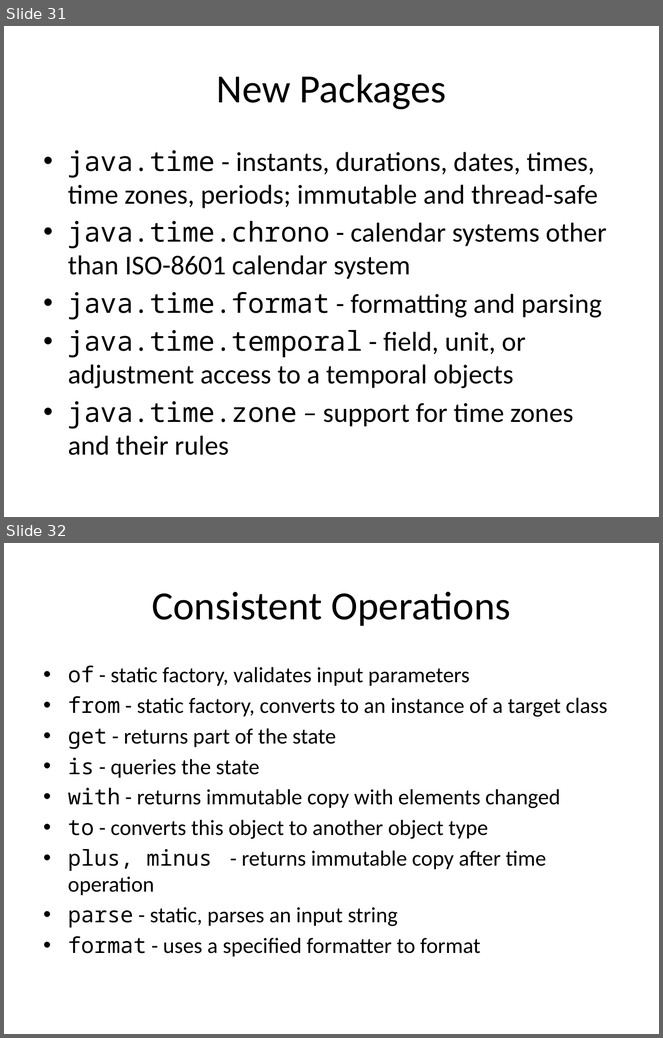
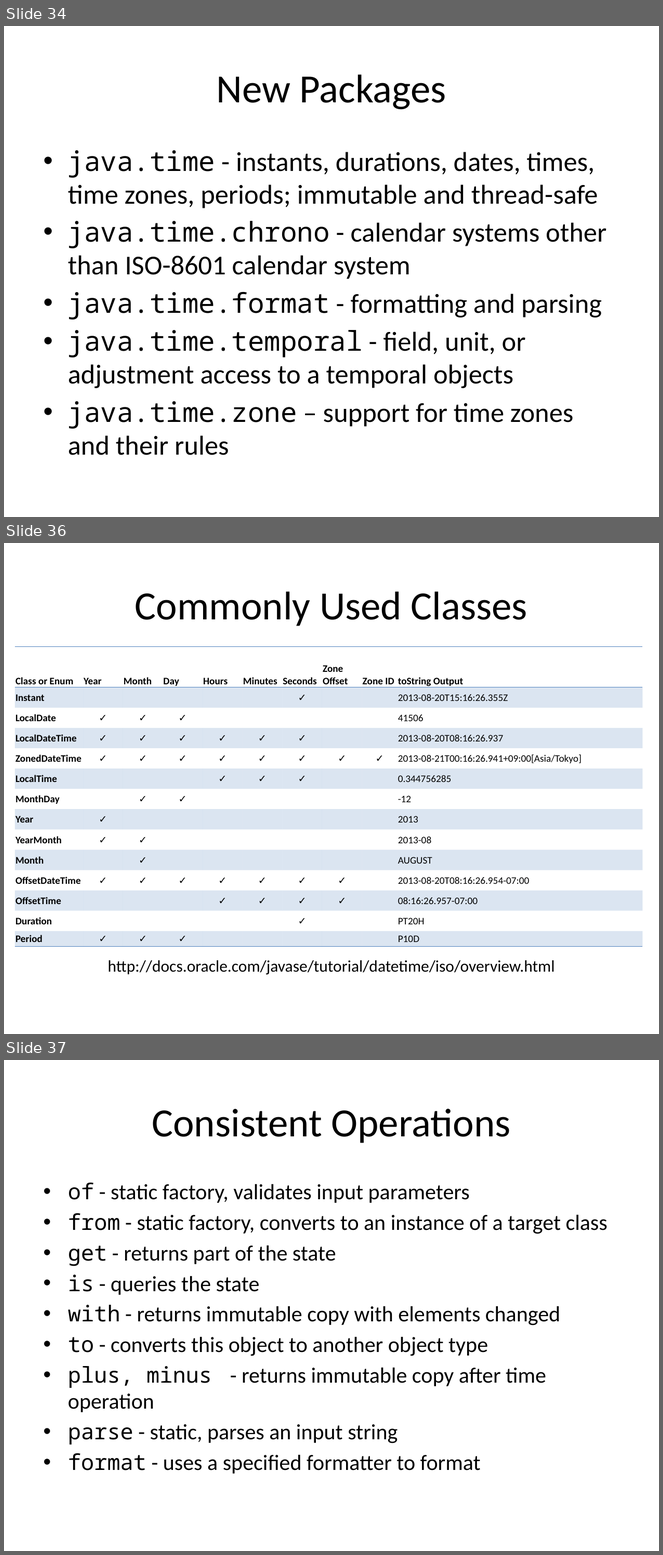
Before and after one commit to sualeh/make-a-date, a slide deck: Java 8 Date and Time API.pptx. Shown one above the other, each under a label of ours: slides 31 and 32 before the commit, slides 34, 36 and 37 after it; the slides between them are not shown. The pictures are 663x1038 and 663x1555 pixels, drawn with LibreOffice and Linux fonts; fonts in the diff are those of the drawing. Boxes give left, top, right and bottom in pixels: in the first picture for what was removed or moved away, otherwise in the second. Text is boxed around its words. In the diff, an @@ line names an element or a change of style, - is before the commit and + after.

```diff
--- a/Java 8 Date and Time API.pptx
+++ b/Java 8 Date and Time API.pptx
@@ slide 36 added at box(4, 543, 659, 1034), background #FFFFFF @@
@@ title added at box(135, 591, 528, 626), 44 pt, text #000000 @@
+Commonly Used Classes
@@ table added at box(15, 646, 644, 947), 14 rows, 10 columns @@
+Class or Enum | Year | Month | Day | Hours | Minutes | Seconds | Zone Offset | Zone ID | toString Output
+Instant |  |  |  |  |  | ✓ |  |  | 2013-08-20T15:16:26.355Z
+LocalDate | ✓ | ✓ | ✓ |  |  |  |  |  | 41506
+LocalDateTime | ✓ | ✓ | ✓ | ✓ | ✓ | ✓ |  |  | 2013-08-20T08:16:26.937
+ZonedDateTime | ✓ | ✓ | ✓ | ✓ | ✓ | ✓ | ✓ | ✓ | 2013-08-21T00:16:26.941+09:00[Asia/Tokyo]
+LocalTime |  |  |  | ✓ | ✓ | ✓ |  |  | 0.344756285
+MonthDay |  | ✓ | ✓ |  |  |  |  |  | -12
+Year | ✓ |  |  |  |  |  |  |  | 2013
+YearMonth | ✓ | ✓ |  |  |  |  |  |  | 2013-08
+Month |  | ✓ |  |  |  |  |  |  | AUGUST
+OffsetDateTime | ✓ | ✓ | ✓ | ✓ | ✓ | ✓ | ✓ |  | 2013-08-20T08:16:26.954-07:00
+OffsetTime |  |  |  | ✓ | ✓ | ✓ | ✓ |  | 08:16:26.957-07:00
+Duration |  |  |  |  |  | ✓ |  |  | PT20H
+Period | ✓ | ✓ | ✓ |  |  |  |  |  | P10D
@@ text added at box(108, 961, 555, 975), 18 pt, text #000000 @@
+http://docs.oracle.com/javase/tutorial/datetime/iso/overview.html
@@ what was slide 31 is now slide 34 @@
@@ what was slide 32 is now slide 37 @@
```
Also in this commit, not shown: 13 slides changed, 8 other slides added, 3 slides removed, 1 other file.
